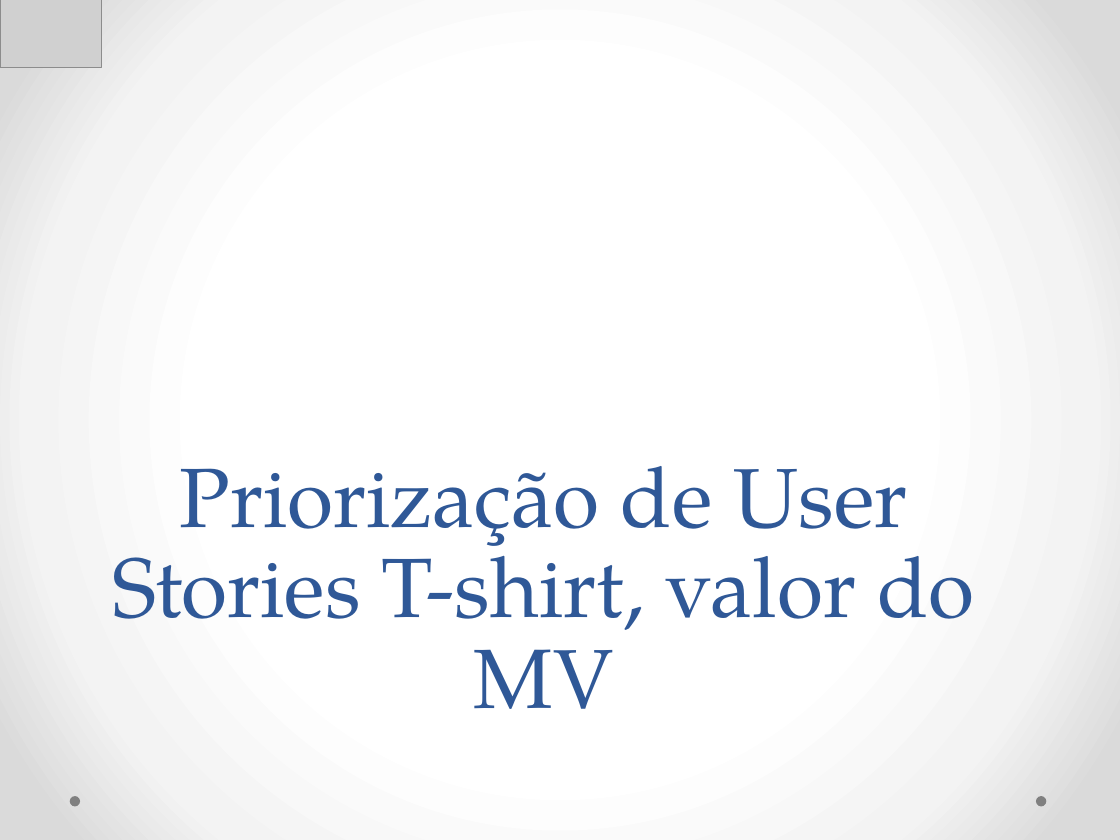
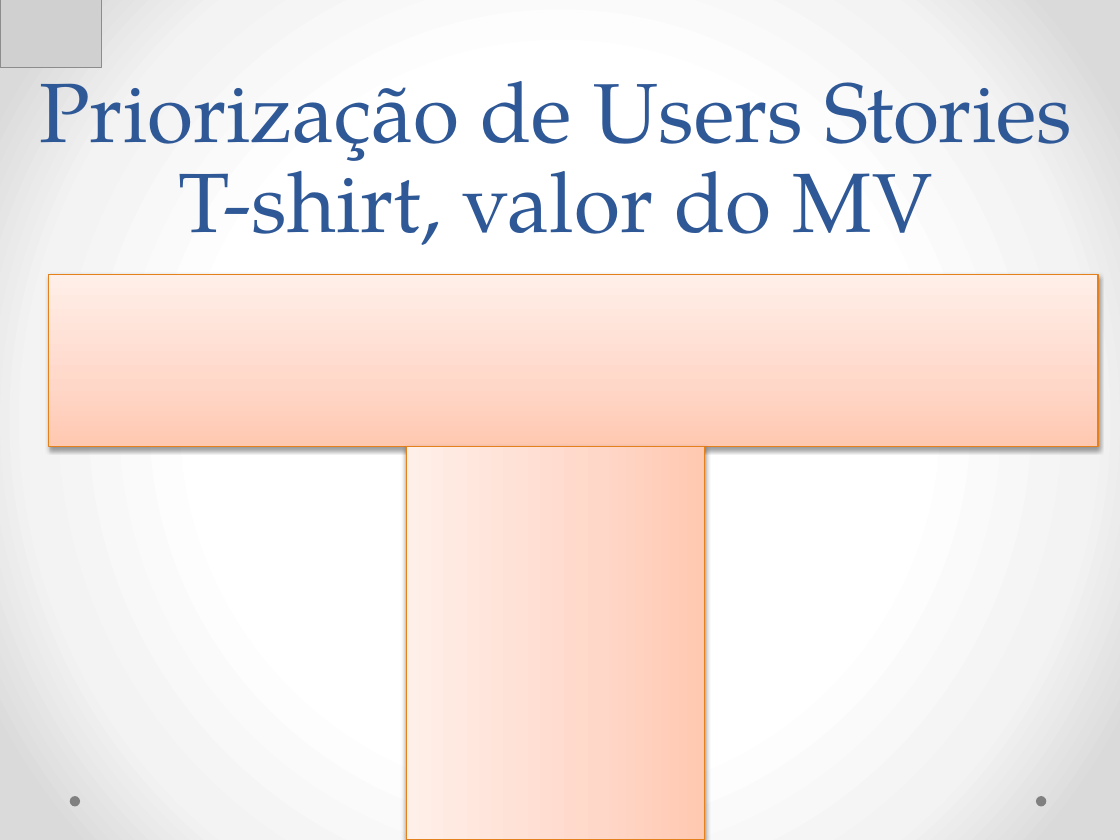
Before and after one commit to Neimarmg/TCC, a slide deck: slide 13 of Ppt.pptx. Drawn at 1120x840 pixels with LibreOffice and Linux fonts; fonts in the diff are those of the drawing; grey boxes stand for pictures. Boxes give left, top, right and bottom in pixels: in the first picture for what was removed or moved away, otherwise in the second. Text is boxed around its words. In the diff, an @@ line names an element or a change of style, - is before the commit and + after.

```diff
--- a/Ppt.pptx
+++ b/Ppt.pptx
@@ title at <box>39,54,1072,245</box>: text changed @@
-Priorização de User Stories T-shirt, valor do MV
+Priorização de Users Stories T-shirt, valor do MV
@@ rectangle added at <box>48,274,1098,447</box>, fill gradient #FFC9B1 to #FFD8C8 to #FFF0EA, outline #E6811C 0.75 pt @@
@@ rectangle added at <box>406,446,704,839</box>, fill gradient #FFC9B1 to #FFD8C8 to #FFF0EA, outline #E6811C 0.75 pt @@
```
Also in this commit, not shown: 1 other slide changed.
